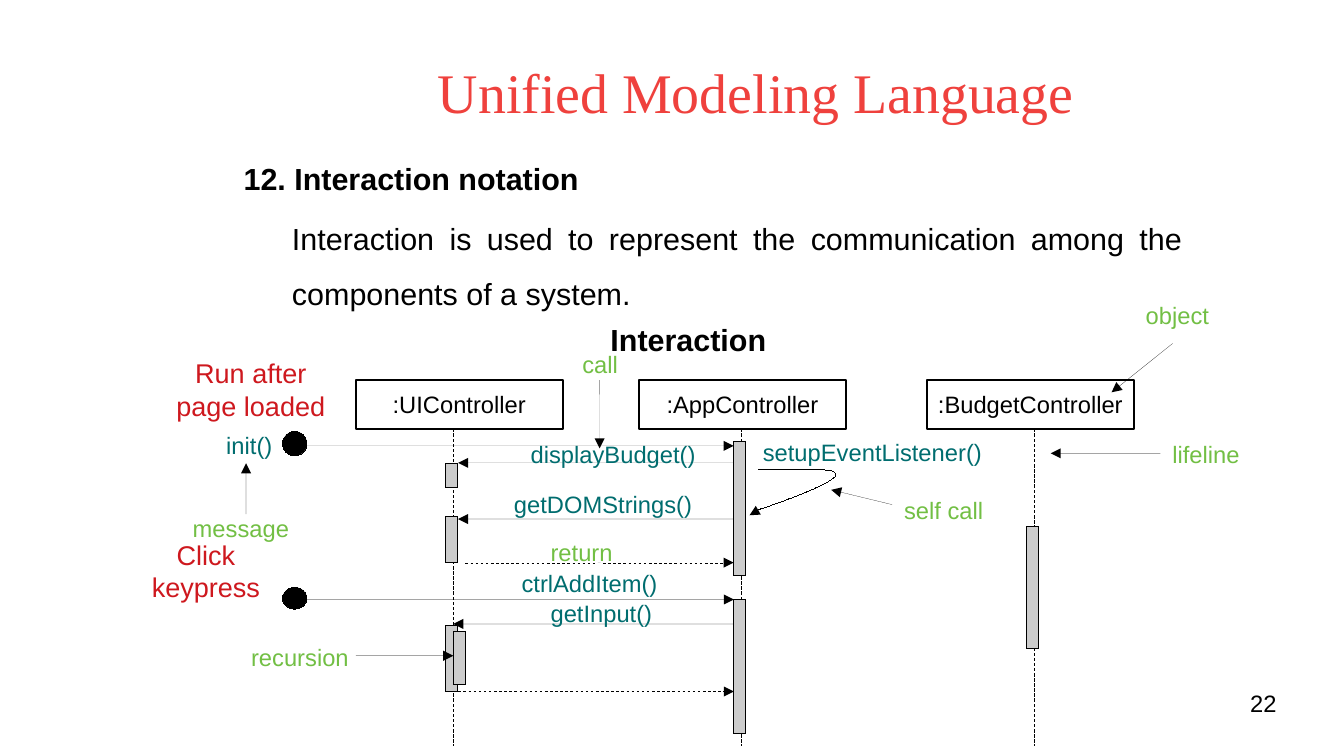
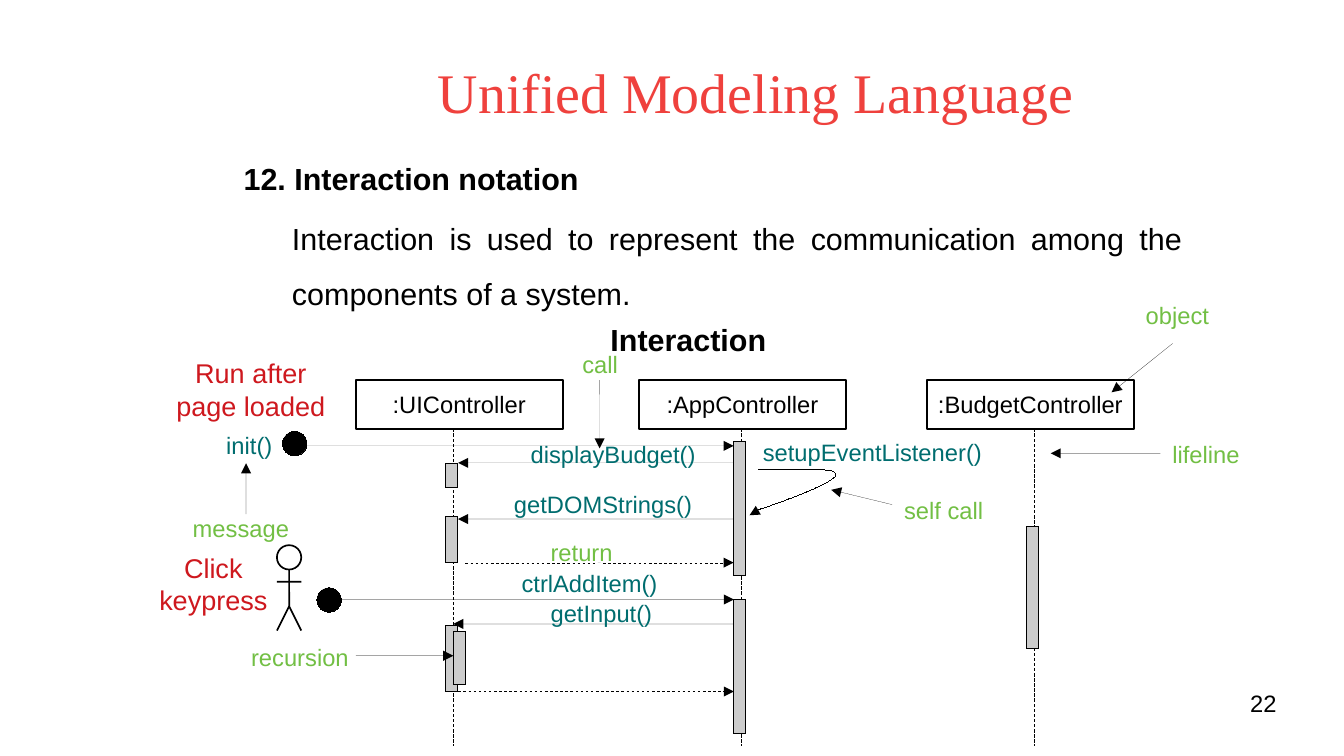
Before and after one commit to voducman/new, a slide deck: slide 22 of UML Presents.odp. Drawn at 1344x756 pixels with LibreOffice and Linux fonts; fonts in the diff are those of the drawing; background and template pictures are left out. Boxes give left, top, right and bottom in pixels: in the first picture for what was removed or moved away, otherwise in the second. Text is boxed around its words. In the diff, an @@ line names an element or a change of style, - is before the commit and + after.

```diff
--- a/UML Presents.odp
+++ b/UML Presents.odp
@@ text "Click keypress": place and size @@
-text "Click keypress" at <box>152,545,260,602</box>
+text "Click keypress" at <box>159,558,267,615</box>
@@ ellipse added at <box>277,545,301,570</box>, fill #FFFFFF, outline #000000 0.99 pt @@
@@ line added from (277, 582) to (301, 582), #000000 0.99 pt @@
@@ line added from (289, 570) to (289, 606), #000000 0.99 pt @@
@@ ellipse: place and size @@
-ellipse at <box>283,588,307,610</box>
+ellipse at <box>317,588,341,612</box>
@@ line added from (289, 606) to (277, 631), #000000 0.99 pt @@
@@ line added from (289, 606) to (301, 631), #000000 0.99 pt @@
@@ arrow moved from (307, 600) - (734, 600) to (329, 600) - (734, 600) @@
```
Also in this commit, not shown: 6 other slides changed, 5 slides added.
